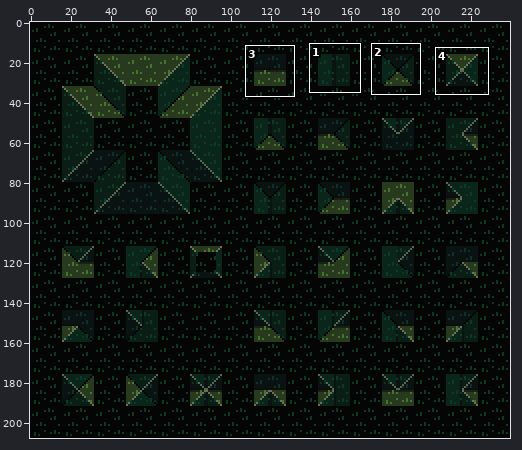
Sprite sheet -- graphics/images/ramps_grass.png. The picture above shows the old version from afar; the outline marks the close-up.
Close-up. Before:
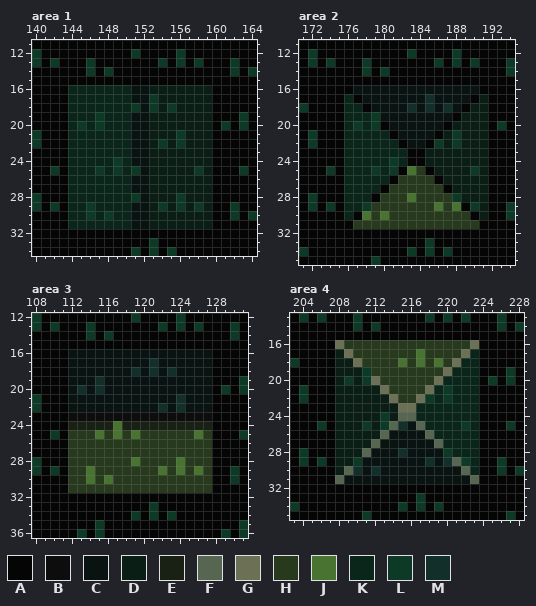
The file is 480x416 pixels, drawn in blocks of 2x2; one block is one cell here. Colours within 5 levels of each other are drawn and written as one. Shown: area 1: x 140..164, y 11..34; area 2: x 171..194, y 11..35; area 3: x 108..131, y 12..36; area 4: x 203..228, y 13..35. The commit also changed other parts of the picture, which this record leaves out.
Palette (. is transparent): A #050505  B #0d0d0d  C #091412  D #0b1e16  E #182113  F #576651  G #6c7054  H #283a1e  J #487331  K #0a2519  L #0d3a26  M #132f2a
After the commit:
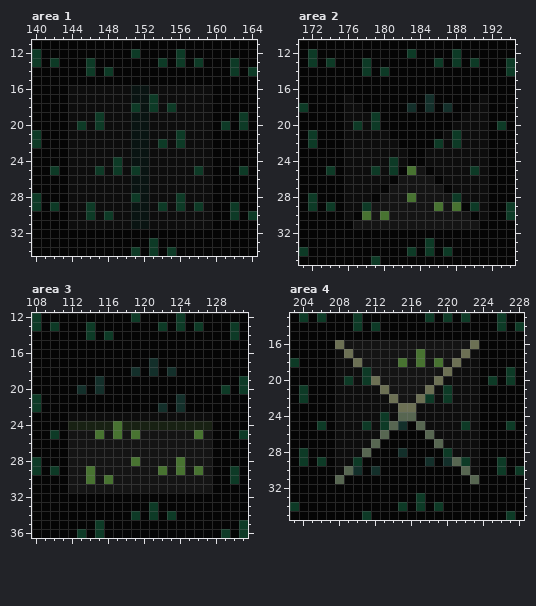
Edits made:
@@ palette @@
-H #283a1e
+H #141414
--- area 1
@@ x 140..164 @@
 15 AAAAAAAAAAAAAAAAAAAAAAAAA
-16 AAAAKKKKKKKCCDDDDDDDAAAAA
-17 AAAAKKKKKKKCCLDDDDDDAAAAA
-18 AAAAKKKKKKKLCLDLDDDDAAAAA
-19 AAAAKKKLKKKCCDDDDDDDAAALA
-20 AAAAKLKLKKKCCDDDDDDDALALA
-21 LAAAKKKKKKKCCDDDLDDDAAAAA
-22 LAAAKKKKKKKCCDLDLDDDAAAAA
-23 AAAAKKKKKKKCCDDDDDDDAAAAA
-24 AAAAKKKKKLKCCDDDDDDDAAAAA
-25 AALAKKKLKLKLCDDDDDLDAAALA
-26 AAAAKKKKKKKCCDDDDDDDAAAAA
-27 AAAAKKKKKKKCCDDDDDDDAAAAA
-28 LAAAKKKKKKKLCDDDLDDDAAAAA
-29 LALAKKLKKKKCCDLDLDLDAALAA
-30 AAAAKKLKLKKCCDDDDDDDAALAL
-31 AAAAKKKKKKKCCDDDDDDDAAAAA
+16 AAAABBBBBBBCCBBBBBBBAAAAA
+17 AAAABBBBBBBCCLBBBBBBAAAAA
+18 AAAABBBBBBBLCLBLBBBBAAAAA
+19 AAAABBBLBBBCCBBBBBBBAAALA
+20 AAAABLBLBBBCCBBBBBBBALALA
+21 LAAABBBBBBBCCBBBLBBBAAAAA
+22 LAAABBBBBBBCCBLBLBBBAAAAA
+23 AAAABBBBBBBCCBBBBBBBAAAAA
+24 AAAABBBBBLBCCBBBBBBBAAAAA
+25 AALABBBLBLBLCBBBBBLBAAALA
+26 AAAABBBBBBBCCBBBBBBBAAAAA
+27 AAAABBBBBBBCCBBBBBBBAAAAA
+28 LAAABBBBBBBLCBBBLBBBAAAAA
+29 LALABBLBBBBCCBLBLBLBAALAA
+30 AAAABBLBLBBCCBBBBBBBAALAL
+31 AAAABBBBBBBCCBBBBBBBAAAAA
 32 AAAAAAAAAAAAAAAAAAAAAAAAA
--- area 2
@@ x 171..194 @@
 15 AAAAAAAAAAAAAAAAAAAAAAAA
-16 AAAAAACCCCCCCCCCCCCCAAAA
-17 AAAAAKACCCCCCCMCCCCADAAA
-18 LAAAAKKACCCCMCMCMCADDAAA
-19 AAAAAKKKLCCCCCCCCADDDAAA
-20 AAAAAKLKLACCCCCCADDDDALA
-21 ALAAAKKKKKACCCCADLDDDAAA
-22 ALAAAKKKKKKACCALDLDDDAAA
-23 AAAAAKKKKKKKAADDDDDDDAAA
-24 AAAAAKKKKKLKAADDDDDDDAAA
-25 AAALAKKKLKLAJHADDDDLDAAA
-26 AAAAAKKKKKAHHHHADDDDDAAA
-27 AAAAAKKKKAHHHHHHADDDDAAA
-28 ALAAAKKKAHHHJHHHHLDDDAAA
-29 ALALAKKLHHHHHHHJHJALDAAL
-30 AAAAAKAJHJHHHHHHHHHADAAL
+16 AAAAAAAAAAAAAAAAAAAAAAAA
+17 AAAAABAAAAAAAAMAAAAABAAA
+18 LAAAABBAAAAAMAMAMAABBAAA
+19 AAAAABBBLAAAAAAAAABBBAAA
+20 AAAAABLBLAAAAAAAABBBBALA
+21 ALAAABBBBBAAAAAABLBBBAAA
+22 ALAAABBBBBBAAAALBLBBBAAA
+23 AAAAABBBBBBBAABBBBBBBAAA
+24 AAAAABBBBBLBAABBBBBBBAAA
+25 AAALABBBLBLAJHABBBBLBAAA
+26 AAAAABBBBBAHHHHABBBBBAAA
+27 AAAAABBBBAHHHHHHABBBBAAA
+28 ALAAABBBAHHHJHHHHLBBBAAA
+29 ALALABBLHHHHHHHJHJALBAAL
+30 AAAAABAJHJHHHHHHHHHABAAL
 31 AAAAAAHHHHHHHHHHHHHHAAAA
--- area 3
@@ x 108..131 @@
 15 AAAAAAAAAAAAAAAAAAAAAAAA
-16 AAAACCCCCCCCCCCCCCCCAAAA
-17 AAAACCCCCCCCCMCCCCCCAAAA
-18 AAAACCCCCCCMCMCMCCCCAAAA
-19 AAAACCCMCCCCCCCCCCCCAAAL
-20 AAAACMCMCCCCCCCCCCCCALAL
-21 LAAACCCCCCCCCCCCMCCCAAAA
-22 LAAACCCCCCCCCCMCMCCCAAAA
+16 AAAAAAAAAAAAAAAAAAAAAAAA
+17 AAAAAAAAAAAAAMAAAAAAAAAA
+18 AAAAAAAAAAAMAMAMAAAAAAAA
+19 AAAAAAAMAAAAAAAAAAAAAAAL
+20 AAAAAMAMAAAAAAAAAAAAALAL
+21 LAAAAAAAAAAAAAAAMAAAAAAA
+22 LAAAAAAAAAAAAAMAMAAAAAAA
 23 AAAABBBBBBBBBBBBBBBBAAAA
--- area 4
@@ x 203..228 @@
 16 AAAAAGHHHHHHHHHHHHHHGAAAAA
-17 AAAAADGHHHHHHHJHHHHGKAAAAA
-18 LAAAADDGHHHHJHJHJHGKKAAAAA
-19 AAAAADDDLHHHHHHHHGKKKAAALA
-20 AAAAADLDLGHHHHHHGKKKKALALA
-21 ALAAADDDDDGHHHHGKLKKKAAAAA
-22 ALAAADDDDDDGHHGLKLKKKAAAAA
-23 AAAAADDDDDDDGGKKKKKKKAAAAA
-24 AAAAADDDDDLDFFKKKKKKKAAAAA
-25 AAALADDDLDLFMCFKKKKLKAAALA
-26 AAAAADDDDDFCCCCFKKKKKAAAAA
-27 AAAAADDDDFCCCCCCFKKKKAAAAA
-28 ALAAADDDFCCCMCCCCLKKKAAAAA
-29 ALALADDLCCCCCCCMCMFLKAALAA
-30 AAAAADFMCMCCCCCCCCCFKAALAL
-31 AAAAAFCCCCCCCCCCCCCCFAAAAA
+17 AAAAABGHHHHHHHJHHHHGBAAAAA
+18 LAAAABBGHHHHJHJHJHGBBAAAAA
+19 AAAAABBBLHHHHHHHHGBBBAAALA
+20 AAAAABLBLGHHHHHHGBBBBALALA
+21 ALAAABBBBBGHHHHGBLBBBAAAAA
+22 ALAAABBBBBBGHHGLBLBBBAAAAA
+23 AAAAABBBBBBBGGBBBBBBBAAAAA
+24 AAAAABBBBBLBFFBBBBBBBAAAAA
+25 AAALABBBLBLFMAFBBBBLBAAALA
+26 AAAAABBBBBFAAAAFBBBBBAAAAA
+27 AAAAABBBBFAAAAAAFBBBBAAAAA
+28 ALAAABBBFAAAMAAAALBBBAAAAA
+29 ALALABBLAAAAAAAMAMFLBAALAA
+30 AAAAABFMAMAAAAAAAAAFBAALAL
+31 AAAAAFAAAAAAAAAAAAAAFAAAAA
 32 AAAAAAAAAAAAAAAAAAAAAAAAAA
